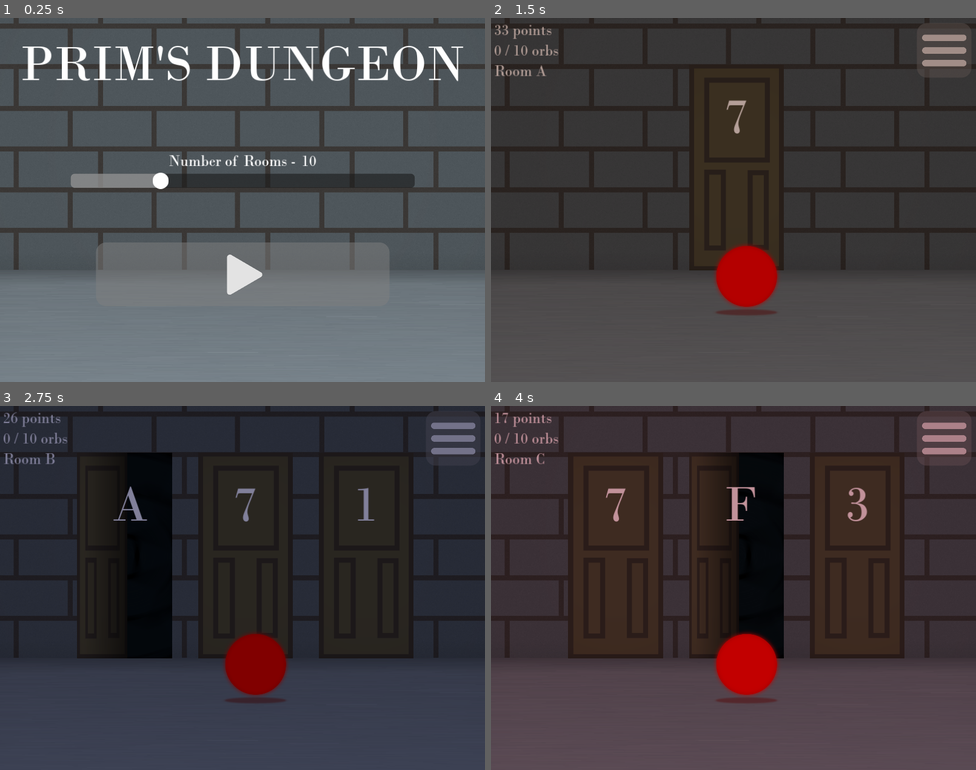
Above: before the commit, frames 1-4 (two rows, left to right).
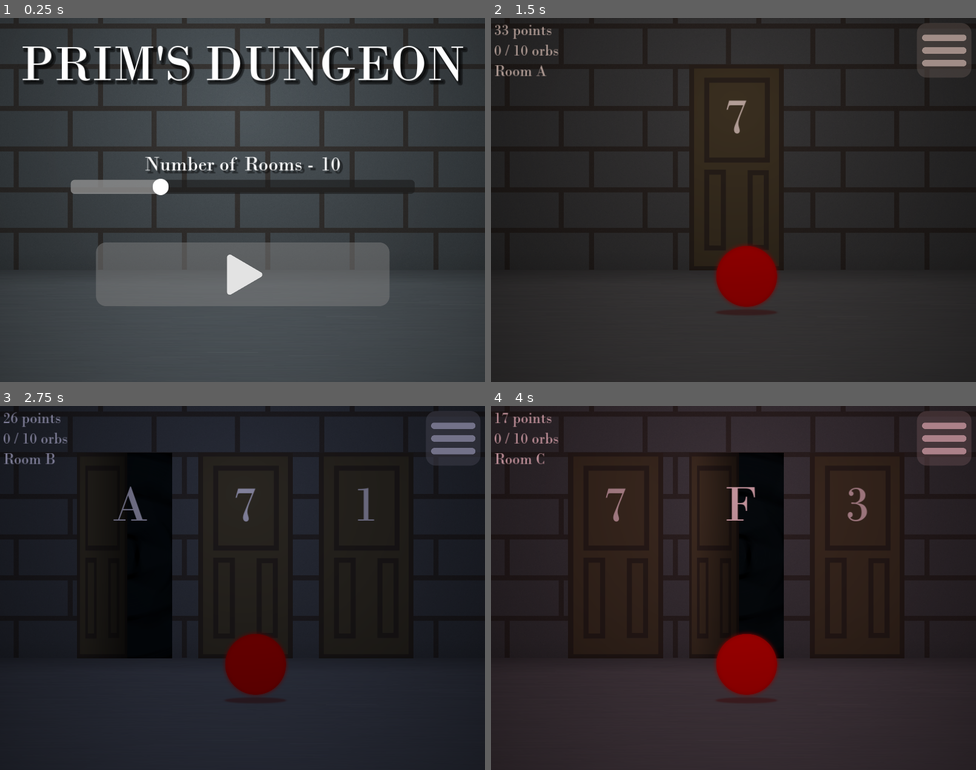
Above: after the commit, the same moments.

Repository: DasParijat/Prims-Dungeon
Game: Godot game, scene res://Home Menu/home_menu.tscn
Two runs of this game, one before a commit and one after it. Both use one fixed random seed, a clock stepped at 60 frames per second and the inputs below.
Inputs (mouse positions are in pixels of both pictures, inside the frame that each line leads up to):
- Up to frame 1 (0.25 s): no input
- Up to frame 2 (1.5 s): click (733, 272) at 0.5 s; click "efef" at 1.25 s
- Up to frame 3 (2.75 s): click "efef" at 2 s
- Up to frame 4 (4 s): click "efef" at 2.75 s; click "efef" at 3.5 s

The runs differ from the first frame. In frame 1, 50% of the frame differs, in the area x 0-100%, y 0-100%; in frame 2, 28%; in frame 3, 28%; in frame 4, 30%.

Commit message:
Updated graphics
- Applied light overlay over both game and home menu scene
- Added shadow to test in home menu scene

Diff:
--- a/Game/game.tscn
+++ b/Game/game.tscn
@@ -69,7 +69,14 @@
 pivot_offset = Vector2(13.3816, 3.78735)
 texture_normal = ExtResource("3_dfmax")
 
-[node name="LightOverlay" type="PointLight2D" parent="Room"]
+[node name="LightOverlay" type="TextureRect" parent="Room"]
+layout_mode = 1
+anchors_preset = 15
+anchor_right = 1.0
+anchor_bottom = 1.0
+grow_horizontal = 2
+grow_vertical = 2
+mouse_filter = 2
 texture = ExtResource("2_37ubt")
 
 [node name="UIContainer" type="MarginContainer" parent="."]
--- a/Home Menu/Room Slider/menu_slider_option.tscn
+++ b/Home Menu/Room Slider/menu_slider_option.tscn
@@ -1,11 +1,21 @@
-[gd_scene load_steps=4 format=3 uid="uid://texi0kd634p6"]
+[gd_scene load_steps=5 format=3 uid="uid://texi0kd634p6"]
 
 [ext_resource type="Script" path="res://Home Menu/Room Slider/menu_slider_option.gd" id="1_k3ed5"]
 [ext_resource type="FontFile" uid="uid://dsgpaw3wbslsg" path="res://Assets/Fonts/bodoni-mt-regular.ttf" id="2_54uvo"]
 
-[sub_resource type="LabelSettings" id="LabelSettings_jtjco"]
+[sub_resource type="LabelSettings" id="LabelSettings_j0p76"]
 font = ExtResource("2_54uvo")
-font_size = 30
+font_size = 40
+shadow_size = 5
+shadow_color = Color(0, 0, 0, 0.3)
+shadow_offset = Vector2(5.215, 4.86)
+
+[sub_resource type="LabelSettings" id="LabelSettings_j3uqf"]
+font = ExtResource("2_54uvo")
+font_size = 40
+shadow_size = 5
+shadow_color = Color(0, 0, 0, 0.3)
+shadow_offset = Vector2(5.215, 4.86)
 
 [node name="menu_slider_option" type="VBoxContainer"]
 script = ExtResource("1_k3ed5")
@@ -17,11 +27,11 @@
 [node name="Slider Name" type="Label" parent="HBoxContainer"]
 layout_mode = 2
 text = "Room Number - "
-label_settings = SubResource("LabelSettings_jtjco")
+label_settings = SubResource("LabelSettings_j0p76")
 horizontal_alignment = 1
 
 [node name="Slider Value" type="Label" parent="HBoxContainer"]
 layout_mode = 2
 text = "0"
-label_settings = SubResource("LabelSettings_jtjco")
+label_settings = SubResource("LabelSettings_j3uqf")
 horizontal_alignment = 1
--- a/Home Menu/home_menu.tscn
+++ b/Home Menu/home_menu.tscn
@@ -1,15 +1,19 @@
-[gd_scene load_steps=17 format=3 uid="uid://bhmlycafuc6t8"]
+[gd_scene load_steps=18 format=3 uid="uid://bhmlycafuc6t8"]
 
 [ext_resource type="Script" path="res://Home Menu/home_menu.gd" id="1_mwd20"]
 [ext_resource type="Texture2D" uid="uid://bxr5f1evya50u" path="res://Assets/Images/Room/DungeonRoomBackground.png" id="1_pfbx8"]
 [ext_resource type="PackedScene" uid="uid://texi0kd634p6" path="res://Home Menu/Room Slider/menu_slider_option.tscn" id="3_cllnv"]
 [ext_resource type="FontFile" uid="uid://dsgpaw3wbslsg" path="res://Assets/Fonts/bodoni-mt-regular.ttf" id="3_kk8lu"]
+[ext_resource type="Texture2D" uid="uid://bgulib037v3af" path="res://Assets/Images/Room/DungeonRoomLightOverlay.png" id="3_y82vd"]
 [ext_resource type="Texture2D" uid="uid://c14tpvlifmmx8" path="res://Assets/Images/Menu Icons/play_icon.png" id="4_8pi1f"]
 [ext_resource type="Texture2D" uid="uid://bhtufgt3xbcus" path="res://Assets/Themes/slider_grabber2.png" id="5_vvdht"]
 
 [sub_resource type="LabelSettings" id="LabelSettings_alb2t"]
 font = ExtResource("3_kk8lu")
 font_size = 100
+shadow_size = 15
+shadow_color = Color(0, 0, 0, 0.5)
+shadow_offset = Vector2(5.215, 4.86)
 
 [sub_resource type="Image" id="Image_k8hnc"]
 data = {
@@ -142,6 +146,16 @@
 offset_bottom = 40.0
 texture = ExtResource("1_pfbx8")
 
+[node name="LightOverlay" type="TextureRect" parent="."]
+layout_mode = 1
+anchors_preset = 15
+anchor_right = 1.0
+anchor_bottom = 1.0
+grow_horizontal = 2
+grow_vertical = 2
+mouse_filter = 2
+texture = ExtResource("3_y82vd")
+
 [node name="MarginContainer" type="MarginContainer" parent="."]
 layout_mode = 1
 anchors_preset = 15
